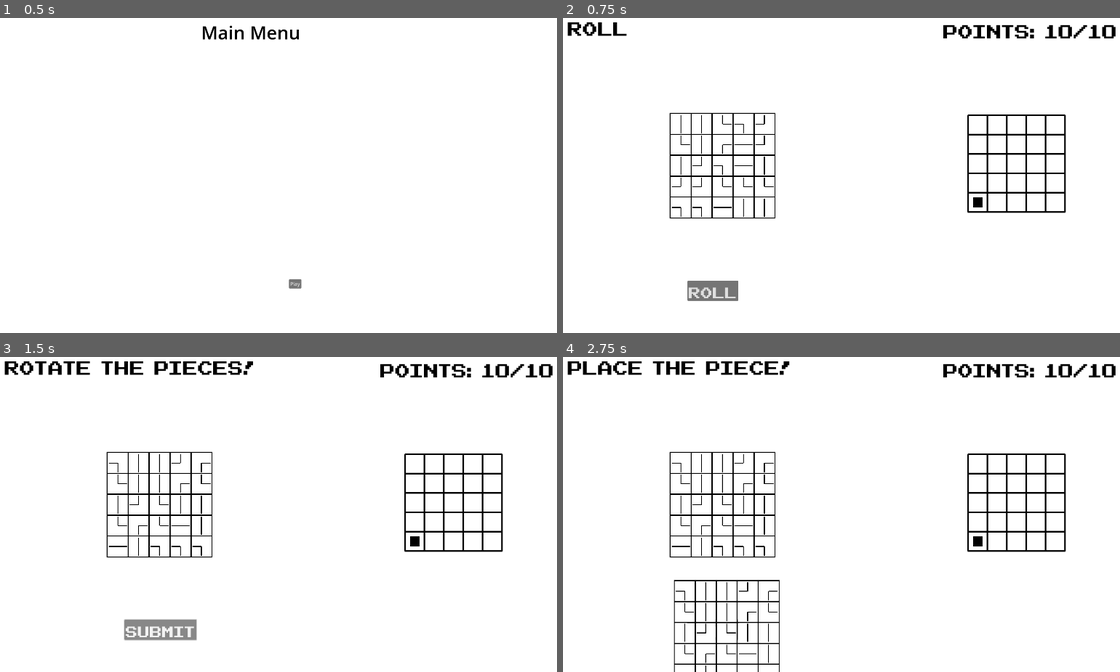
Above: before the commit, frames 1-4 (two rows, left to right).
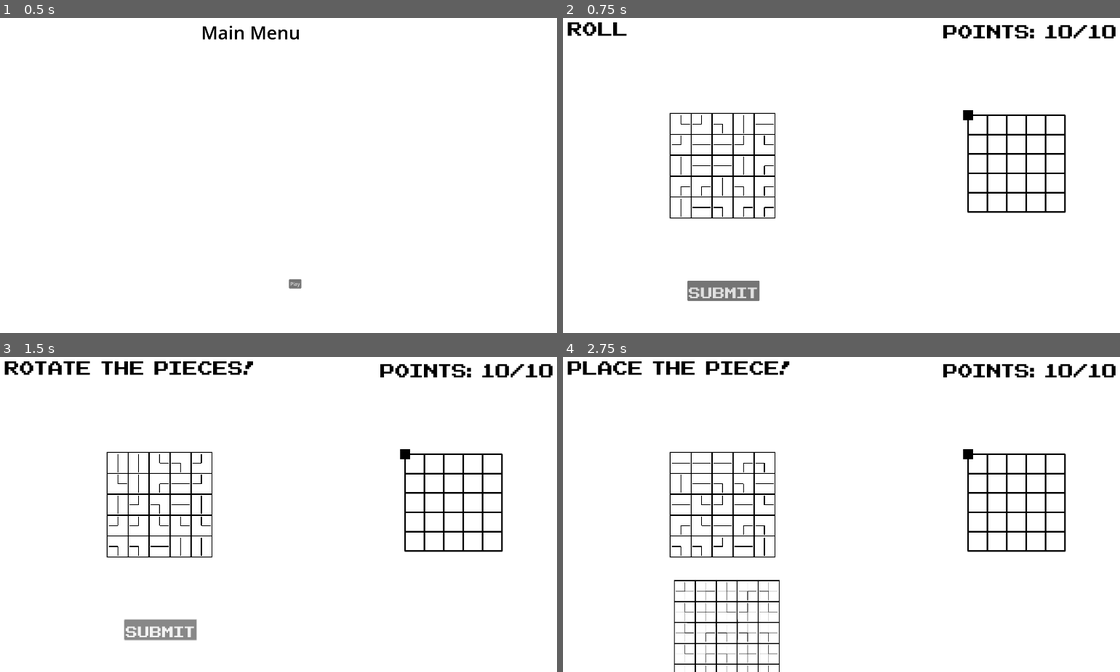
Above: after the commit, the same moments.

Repository: Peachball/gmtk-2025
Game: Godot game, scene res://scenes/menu.tscn
Two runs of this game, one before a commit and one after it. Both use one fixed random seed, a clock stepped at 60 frames per second and the inputs below.
Inputs:
- Up to frame 1 (0.5 s): no input
- Up to frame 2 (0.75 s): click "Play" at 0.5 s
- Up to frame 3 (1.5 s): click "Roll" (after the commit: "Submit") at 1.25 s
- Up to frame 4 (2.75 s): click "Submit" at 2 s

Frame 1 is identical in both runs. In frame 2, 0.8% of the frame differs, in the area x 19-76%, y 29-90%; in frame 3, 0.4%; in frame 4, 0.9%, in the area x 19-76%, y 29-100%.
Error after the commit: Invalid assignment of property or key 'text' with value of type 'String' on a base object of type 'null instance'. (res://scenes/level.gd:28)

Commit message:
reroll animation

Diff:
--- a/scenes/level.gd
+++ b/scenes/level.gd
@@ -25,6 +25,7 @@
 var player_position := Vector2i(0, 0)
 
 func _ready() -> void:
+	$LevelLabel.text = "Level 1"
 	$WorldMap.set_player_position(player_position)
 	player_action = SLOT_MACHINE_PREROLL
 	$SlotMachine.reroll()
@@ -96,10 +97,13 @@
 				new_tile.init_from_directions(casted_tile.start_direction, casted_tile.end_direction)
 				new_tile.position = casted_tile.position
 				new_tile.grid_position = casted_tile.grid_position
+				new_tile.self_modulate.a = 0.5
 				$HeldTiles.add_child(new_tile)
 			player_action = PLACE_TILE
 			rolled = !rolled
 		SLOT_MACHINE_PREROLL:
 			player_action = SLOT_MACHINE_EDIT
-			$SlotMachine.reroll()
+			for n in range(0, 25):
+				await get_tree().create_timer(0.1).timeout
+				$SlotMachine.reroll()
 			rolled = !rolled
